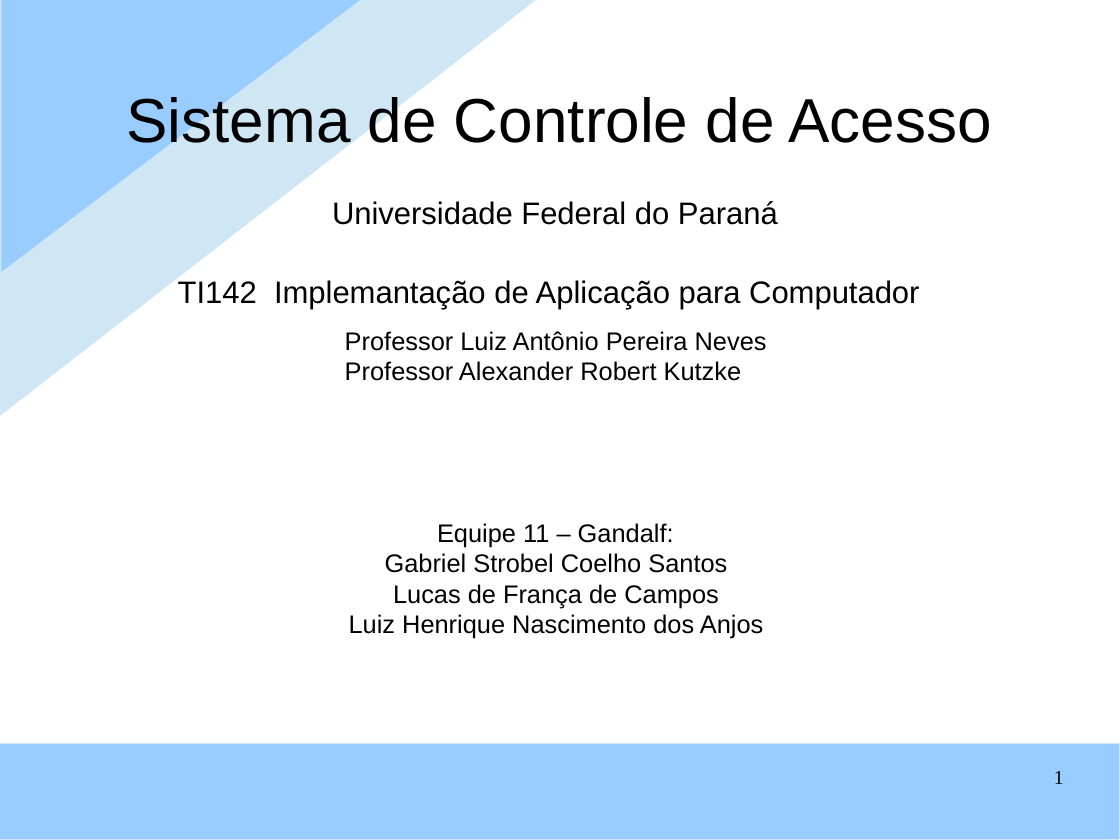
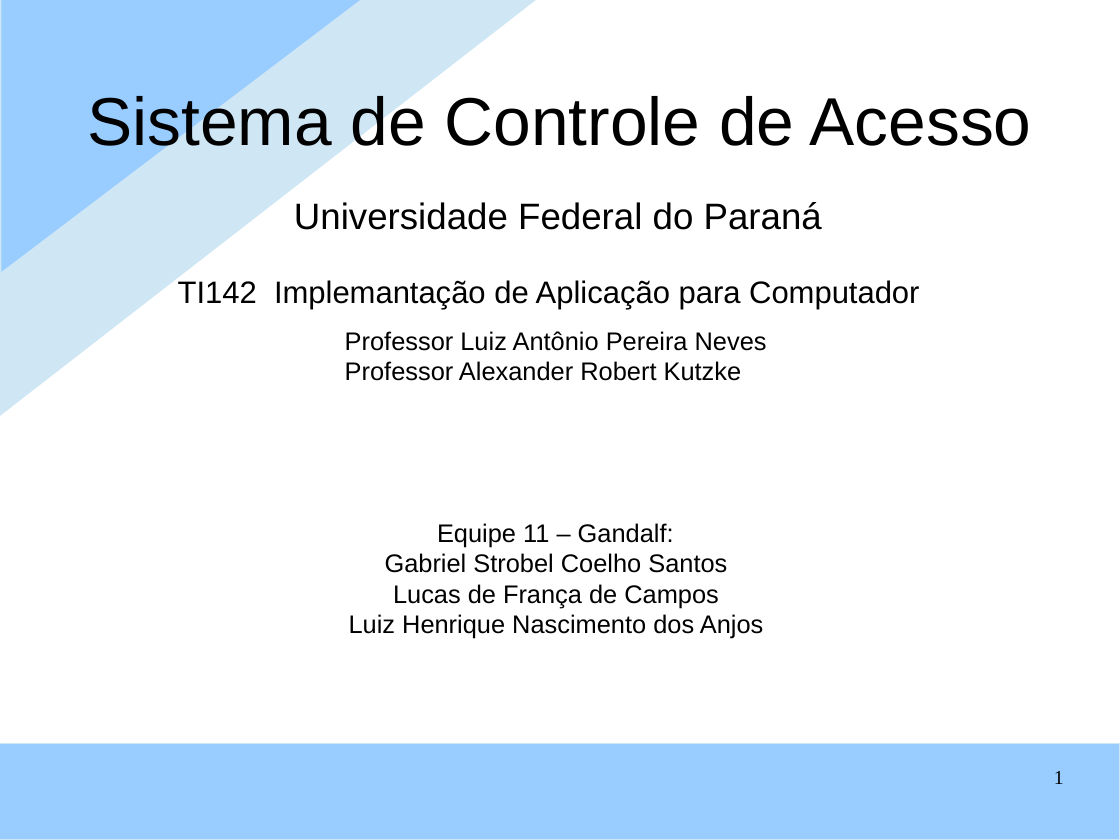
Before and after one commit to lhenriqueanjos/gandalf, a slide deck: slide 1 of documentacao/PROJETO/Slides IAC.odp. Drawn at 1120x840 pixels with LibreOffice and Linux fonts; fonts in the diff are those of the drawing; background and template pictures are left out. Boxes give left, top, right and bottom in pixels: in the first picture for what was removed or moved away, otherwise in the second. Text is boxed around its words. In the diff, an @@ line names an element or a change of style, - is before the commit and + after.

```diff
--- a/documentacao/PROJETO/Slides IAC.odp
+++ b/documentacao/PROJETO/Slides IAC.odp
@@ title "Sistema de Controle de Acesso": place and size @@
-title "Sistema de Controle de Acesso" at [126,93,992,154]
+title "Sistema de Controle de Acesso" at [87,91,1032,158]
@@ title "Sistema de Controle de Acesso" at [87,91,1032,158]: size 44 to 48 pt @@
@@ text "Universidade Federal do Paraná": place and size @@
-text "Universidade Federal do Paraná" at [332,201,778,225]
+text "Universidade Federal do Paraná" at [294,202,822,230]
@@ text "Universidade Federal do Paraná" at [294,202,822,230]: size 22 to 26 pt @@
```
Also in this commit, not shown: 2 other slides changed, 1 slide added.
